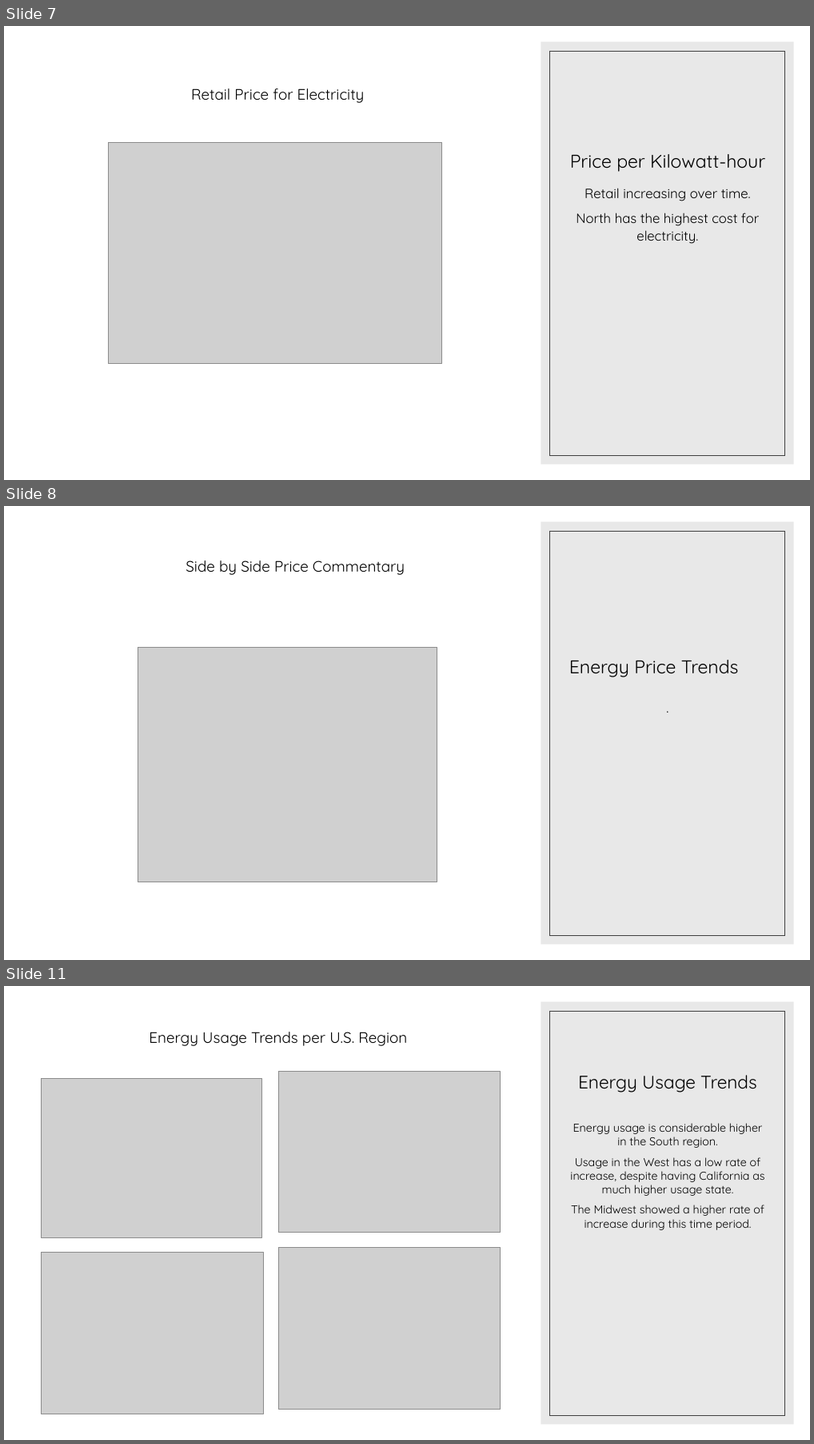
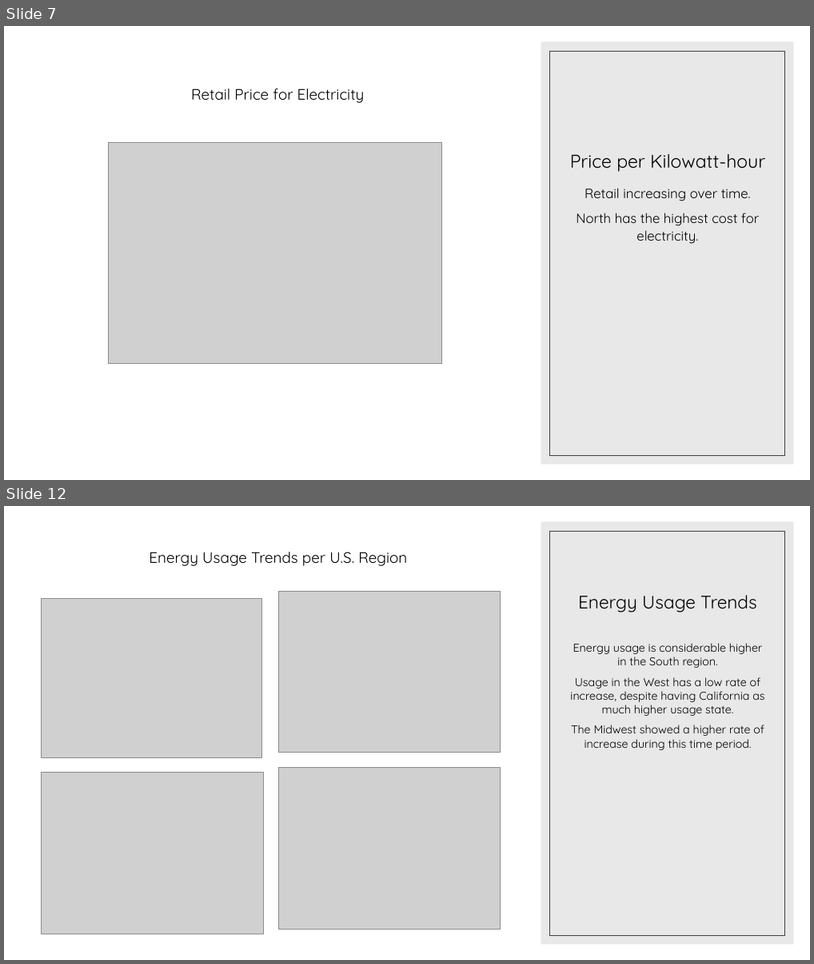
Before and after one commit to JWatson1102/project_1, a slide deck: Presentaion.pptx. Shown one above the other, each under a label of ours: slides 7, 8 and 11 before the commit, slides 7 and 12 after it; the slides between them are not shown. The pictures are 814x1444 and 814x964 pixels, drawn with LibreOffice and Linux fonts; fonts in the diff are those of the drawing; grey boxes stand for pictures. Boxes give left, top, right and bottom in pixels: in the first picture for what was removed or moved away, otherwise in the second. Text is boxed around its words. In the diff, an @@ line names an element or a change of style, - is before the commit and + after.

```diff
--- a/Presentaion.pptx
+++ b/Presentaion.pptx
@@ slide 8 removed at (4, 506, 810, 960), background #FFFFFF; not listed: 2 template elements that a slide beside it also shows @@
@@ text removed at (186, 560, 405, 575) @@
-Side by Side Price Commentary
@@ picture removed at (138, 648, 438, 882) @@
@@ title removed at (570, 660, 739, 677) @@
-Energy Price Trends
@@ text removed at (563, 695, 773, 869) @@
-.
@@ what was slide 11 is now slide 12 @@
```
Also in this commit, not shown: 4 slides changed, 5 slides added, 1 other slide removed, 1 other file.
